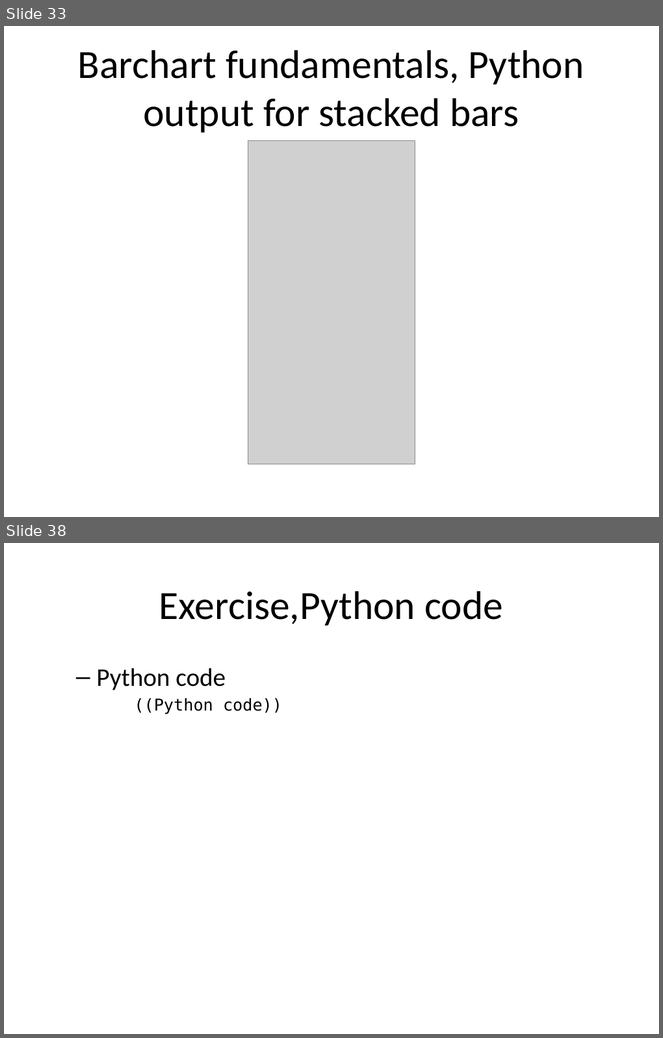
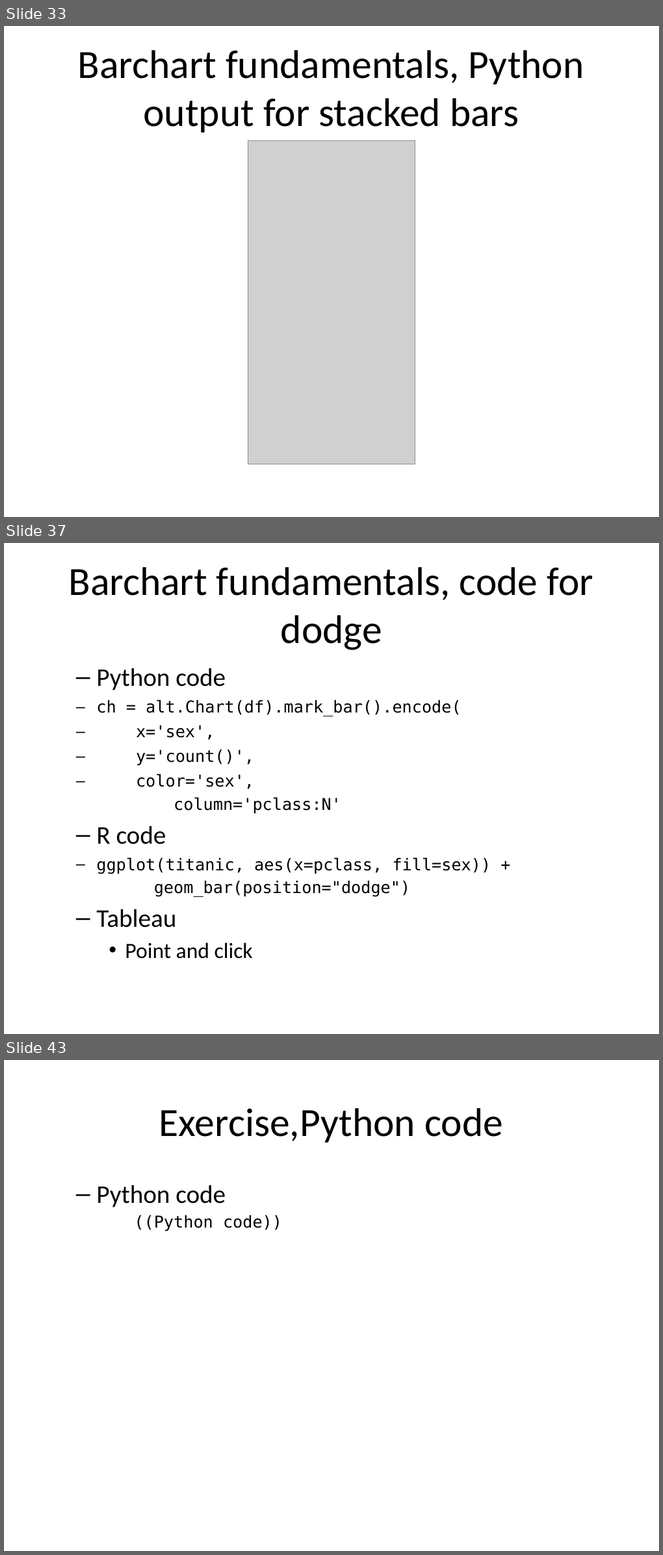
Before and after one commit to pmean/data-visualization, a slide deck: data-viz-02/component/fundamentals.pptx. Shown one above the other, each under a label of ours: slides 33 and 38 before the commit, slides 33, 37 and 43 after it; the slides between them are not shown. The pictures are 663x1038 and 663x1555 pixels, drawn with LibreOffice and Linux fonts; fonts in the diff are those of the drawing; grey boxes stand for pictures. Boxes give left, top, right and bottom in pixels: in the first picture for what was removed or moved away, otherwise in the second. Text is boxed around its words. In the diff, an @@ line names an element or a change of style, - is before the commit and + after.

Commit message:
Dodge and stack examples in data-viz-02

```diff
--- a/data-viz-02/component/fundamentals.pptx
+++ b/data-viz-02/component/fundamentals.pptx
@@ slide 37 added at box(4, 543, 659, 1034), background #FFFFFF @@
@@ title added at box(69, 567, 593, 650), 44 pt, text #000000 @@
+Barchart fundamentals, code for dodge
@@ text added at box(96, 668, 492, 959), 18 pt, text #000000 @@
+  – Python code
+ch = alt.Chart(df).mark_bar().encode(
+x='sex',
+y='count()',
+color='sex',
+column='pclass:N'
+  – R code
+ggplot(titanic, aes(x=pclass, fill=sex)) +
+geom_bar(position="dodge")
+  – Tableau
+    • Point and click
@@ what was slide 38 is now slide 43 @@
```
Also in this commit, not shown: 6 slides changed, 9 other slides added, 1 slide removed, 25 other files.
